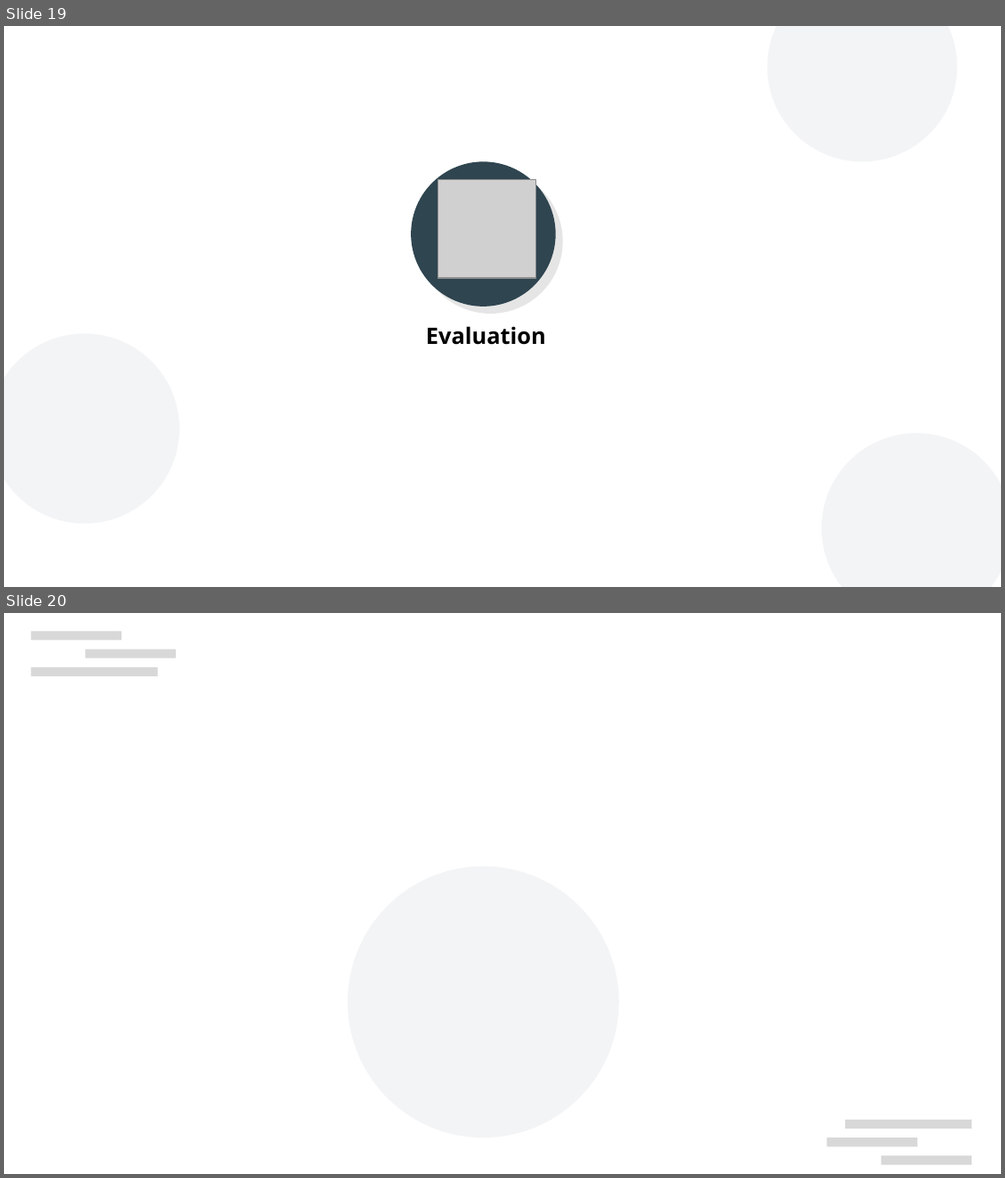
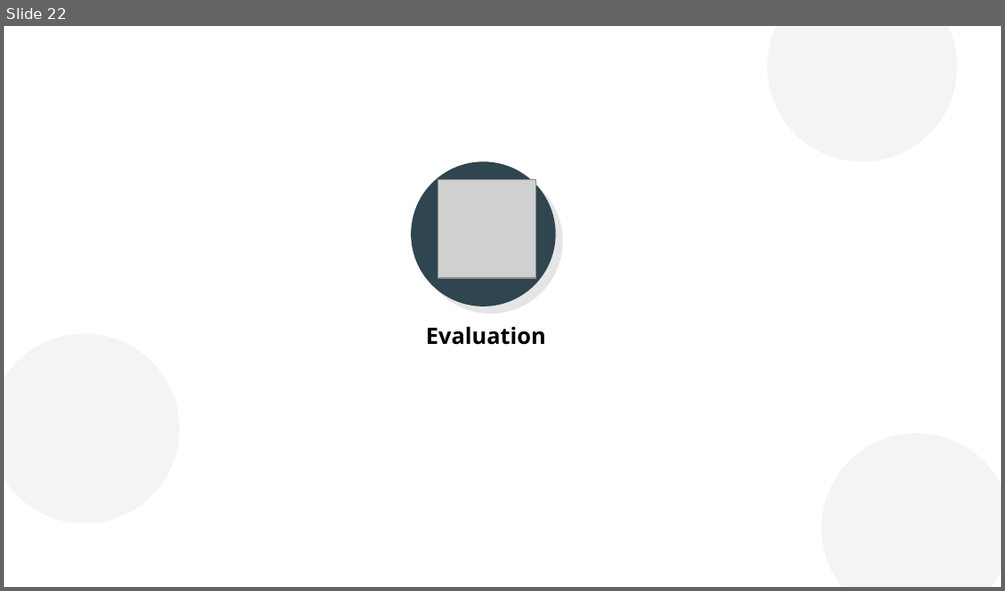
Before and after one commit to curiousmindflow/oc-ml-p3, a slide deck: report/P3_01_presentation.odp. Shown one above the other, each under a label of ours: slides 19 and 20 before the commit, slide 22 after it. The pictures are 1005x1178 and 1005x591 pixels, drawn with LibreOffice and Linux fonts; fonts in the diff are those of the drawing; grey boxes stand for pictures; background and template pictures are left out. Boxes give left, top, right and bottom in pixels: in the first picture for what was removed or moved away, otherwise in the second. Text is boxed around its words. In the diff, an @@ line names an element or a change of style, - is before the commit and + after.

```diff
--- a/report/P3_01_presentation.odp
+++ b/report/P3_01_presentation.odp
@@ slide 20 removed at (4,613,1001,1174), background #FFFFFF @@
@@ rectangle removed at (31,631,121,640) @@
@@ rectangle removed at (85,649,176,658) @@
@@ rectangle removed at (31,667,158,676) @@
@@ ellipse removed at (348,867,619,1137) @@
@@ rectangle removed at (845,1119,971,1128) @@
@@ rectangle removed at (827,1137,917,1147) @@
@@ rectangle removed at (882,1156,971,1165) @@
@@ what was slide 19 is now slide 22 @@
```
Also in this commit, not shown: 2 slides changed, 7 slides added, 20 other slides removed, 10 other files.
